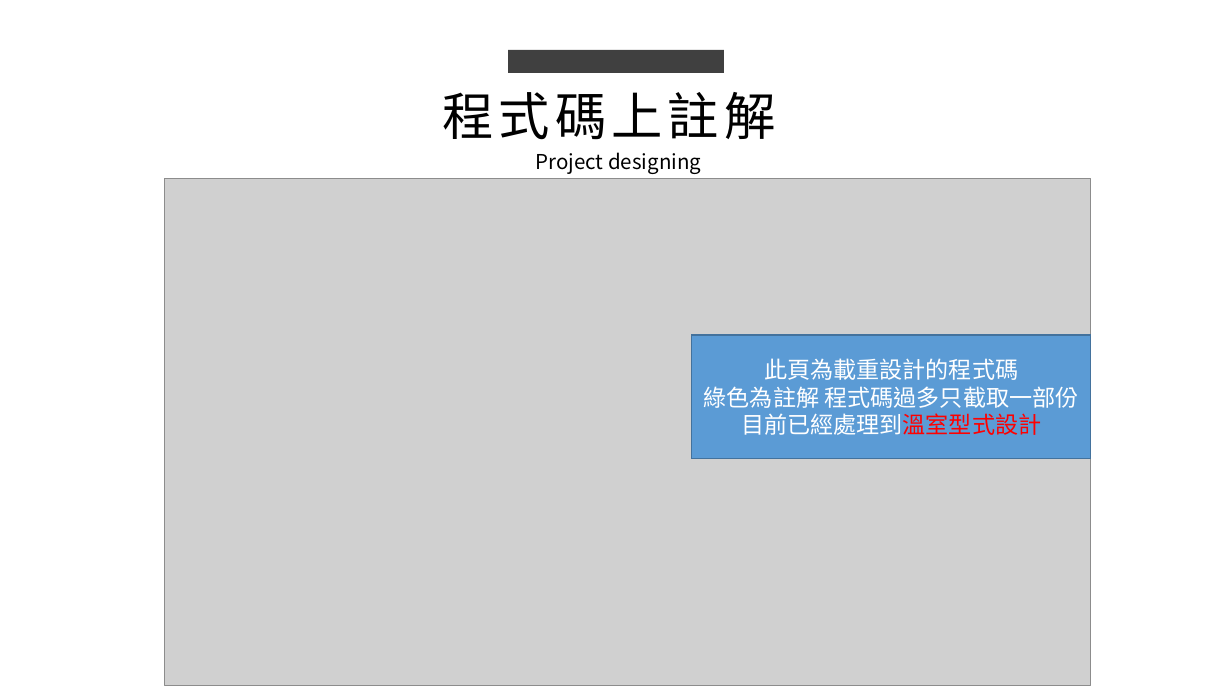
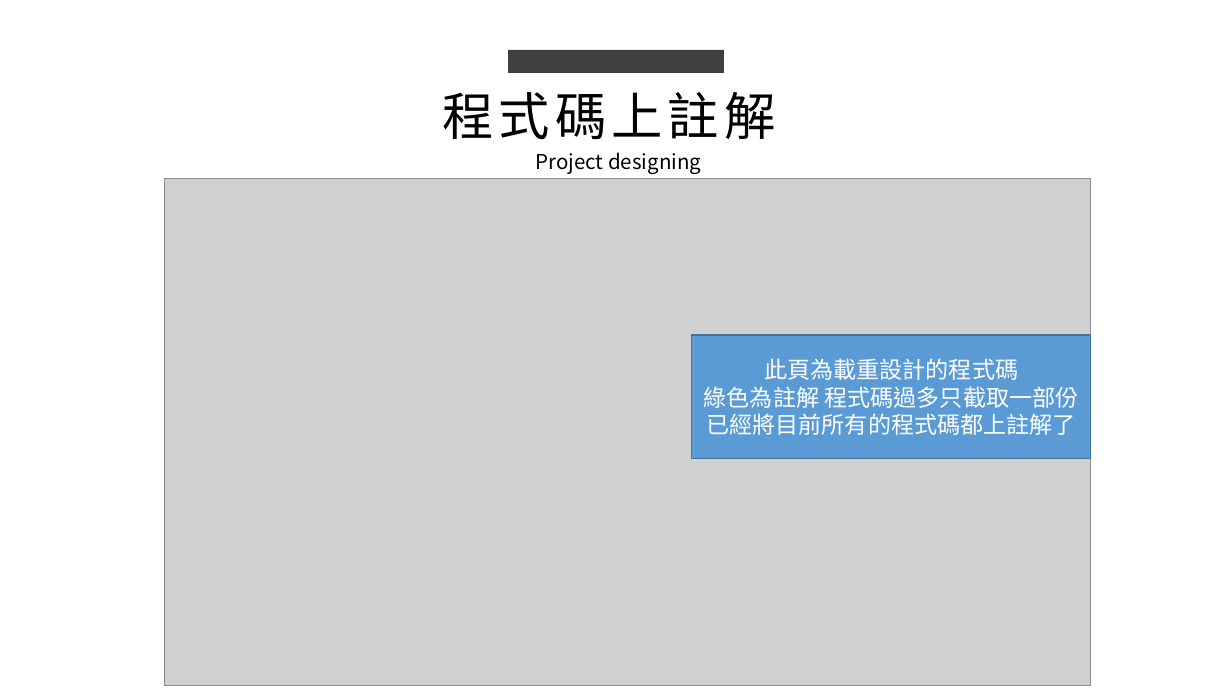
Before and after one commit to king637324/KnowledgeGreenhouseSystem, a slide deck: slide 4 of 工作日報_葉柏漢/2021.11/2021.11.06(假日加班)工作日報_葉柏漢.pptx. Drawn at 1232x693 pixels with LibreOffice and Linux fonts; fonts in the diff are those of the drawing; grey boxes stand for pictures. Boxes give left, top, right and bottom in pixels: in the first picture for what was removed or moved away, otherwise in the second. Text is boxed around its words. In the diff, an @@ line names an element or a change of style, - is before the commit and + after.

```diff
--- a/工作日報_葉柏漢/2021.11/2021.11.06(假日加班)工作日報_葉柏漢.pptx
+++ b/工作日報_葉柏漢/2021.11/2021.11.06(假日加班)工作日報_葉柏漢.pptx
@@ text in rectangle at (x1=706, y1=413, x2=1076, y2=435): text changed @@
-目前已經處理到溫室型式設計
+已經將目前所有的程式碼都上註解了
```
Also in this commit, not shown: 18 other files.
